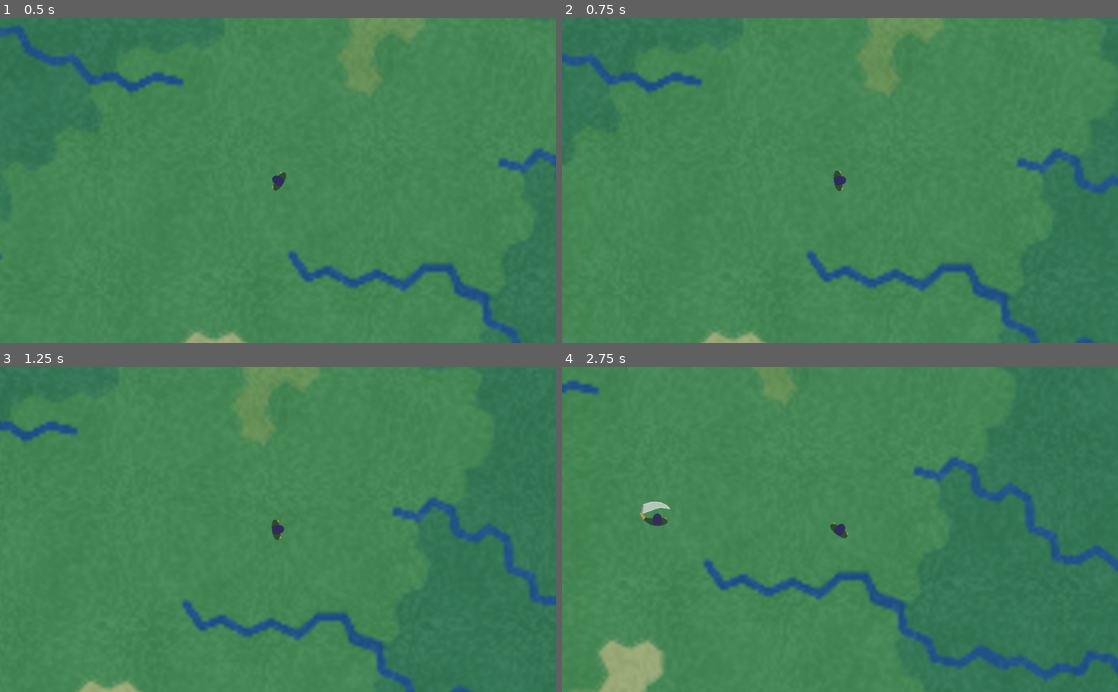
Above: before the commit, frames 1-4 (two rows, left to right).
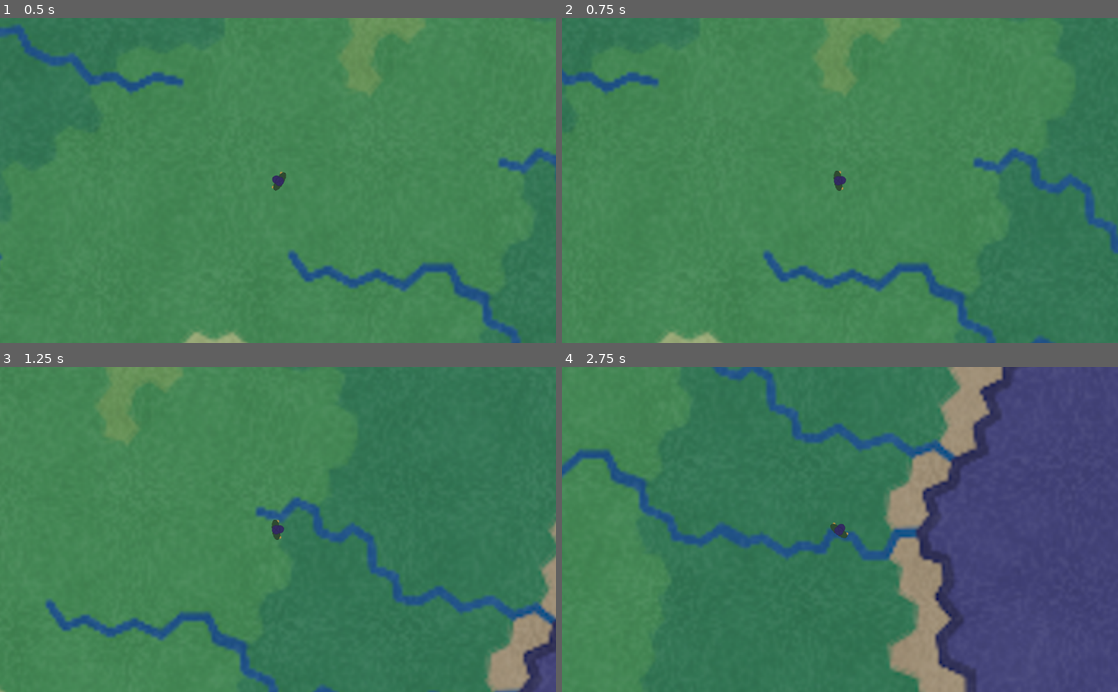
Above: after the commit, the same moments.

Repository: 32BitFlame/capstone-2019
Game: Godot game, scene res://TestRoom.tscn
The game is run twice, just before and just after one commit, with the same random seed, the same clock (stepped at 60 frames per second) and the same inputs.
Inputs (mouse positions are in pixels of both pictures, inside the frame that each line leads up to):
- Up to frame 1 (0.5 s): no input
- Up to frame 2 (0.75 s): tap Enter at 0.5 s; move the mouse to (962, 164) at 0.52 s; hold D (ui_right) from 0.53 s (still down); hold Shift (sprint) from 0.53 s (still down)
- Up to frame 3 (1.25 s): keep holding D (ui_right); keep holding Shift (sprint)
- Up to frame 4 (2.75 s): move the mouse to (728, 545) at 1.27 s; release D (ui_right) at 1.28 s; release Shift (sprint) at 1.28 s; hold S (ui_down) 1.28-2.03 s; click (728, 545) at 1.35 s; tap Shift (sprint) at 1.55 s; move the mouse to (895, 458) at 2.02 s; hold D (ui_right) from 2.03 s (still down); hold Shift (sprint) from 2.03 s (still down); right-click (895, 458) at 2.1 s

Frame 1 is identical in both runs. In frame 2, 8.1% of the frame differs, in the area x 0-100%, y 0-100%; in frame 3, 13%; in frame 4, 46%.

Commit message:
Commit 4 (probably)
Lotsa

Diff:
--- /dev/null
+++ b/Basic_Bee.tscn
@@ -0,0 +1,22 @@
+[gd_scene load_steps=4 format=2]
+
+[ext_resource path="res://Test_Enemy.gd" type="Script" id=1]
+[ext_resource path="res://sprites/enemies/Bees/Bee.png" type="Texture" id=2]
+
+[sub_resource type="CapsuleShape2D" id=1]
+radius = 3.72148
+height = 6.19895
+
+[node name="KinematicBody2D" type="KinematicBody2D"]
+script = ExtResource( 1 )
+Walk_Speed = 100
+Lower_DC_CD_Range = 1
+Upper_DC_CD_Range = 10
+
+[node name="Sprite" type="Sprite" parent="."]
+rotation = 1.5708
+texture = ExtResource( 2 )
+
+[node name="CollisionShape2D" type="CollisionShape2D" parent="."]
+rotation = 1.5708
+shape = SubResource( 1 )
--- a/Enemy_Spawn.gd
+++ b/Enemy_Spawn.gd
@@ -21,55 +21,43 @@
 onready var Enemy_Ai = load("res://Test_Enemy.gd")
 
 const Wolf_Instance = preload("res://Grey_wolf.tscn")
+const Bee_Instance = preload("res://Basic_Bee.tscn")
 
 # Called when the node enters the scene tree for the first time.
 func _ready():
 	pass # Replace with function body.
 
 func Enemy_Selection():
-	Random_Int = rand_range(0, 1)
-	Random_Int = round(Random_Int)
-	if Random_Int == 0:
+	Random_Int = rand_range(0, 2)
+	if Random_Int < 1:
 		Selected_Enemy = "Grey Wolf"
 		EN = 0
-	elif Random_Int == 1:
+	if Random_Int < 2 && Random_Int > 1:
 		Selected_Enemy = "Bee"
 		EN = 1
 
-func Enemy_Info():
-	if EN == 0:
-		Spawn_Number = 10
-		Spawn_Variance_X = 10
-		Spawn_Variance_Y = 10
-	elif EN == 1:
-		Spawn_Number = 3
-		Spawn_Variance_X = 30
-		Spawn_Variance_Y = 30
-
 func Spawn_Enemy(): #This function is suppose to create a new enemy.
+	var X_Spawn = rand_range(-2400, 1560)
+	var Y_Spawn = rand_range(-2480, 1960)
+	var X_Y_Pos = Vector2(X_Spawn, Y_Spawn)
 	if EN == 0:
 		for i in range(3):
 			var Grab_Instance = Wolf_Instance.instance()
 			self.add_child(Grab_Instance)
-
-		#var New_Grey_Wolf = KinematicBody2D.new()
-		#New_Grey_Wolf.set_script(Enemy_Ai)
-		#New_Grey_Wolf.Lower_DC_CD_Range = 100 #None of these var assigns are working.
-		#New_Grey_Wolf.Upper_DC_CD_Range = 200
-		#New_Grey_Wolf.Walk_Speed = 300
-		#var My_Sprite = Sprite.New()
-		#My_Sprite.Texture = Grey_Wolf
-		#New_Grey_Wolf.add_child(My_Sprite)
+			Grab_Instance.set_global_position(X_Y_Pos)
 	if EN == 1:
-		pass
+		for i in range(10):
+			var Grab_Instance = Bee_Instance.instance()
+			self.add_child(Grab_Instance)
+			Grab_Instance.set_global_position(X_Y_Pos)
 
 func _process(delta):
 	if Cooldown == 0:
 		if Selected_Enemy == "":
 			Enemy_Selection()
-		Enemy_Info()
 		Spawn_Enemy()
 		Selected_Enemy == ""
-		Cooldown = 1000
+		Cooldown = 100
 	else:
 		Cooldown = Cooldown - 1
+	Selected_Enemy = ""
--- a/Grey_wolf.tscn
+++ b/Grey_wolf.tscn
@@ -29,3 +29,5 @@
 [node name="CollisionShape2D" type="CollisionShape2D" parent="."]
 rotation = 1.5708
 shape = SubResource( 2 )
+[connection signal="body_entered" from="Sprite/Area2D" to="." method="_on_Area2D_body_entered"]
+[connection signal="body_exited" from="Sprite/Area2D" to="." method="_on_Area2D_body_exited"]
--- /dev/null
+++ b/Player_Detect.gd
@@ -0,0 +1,9 @@
+extends Area2D
+
+
+
+func _ready():
+	pass
+
+func _process(delta):
+	pass
--- a/TestRoom.tscn
+++ b/TestRoom.tscn
@@ -16,9 +16,9 @@
 
 [node name="Player" parent="." instance=ExtResource( 4 )]
 position = Vector2( 1322.51, -1686.91 )
-walk_speed = 200.0
-sprint_speed = 400.0
-tired_speed = 100.0
+walk_speed = 400.0
+sprint_speed = 800.0
+tired_speed = 400.0
 sprint_timer = 125
 sprint_timer_diff = 5
 melee_timer = 5
--- a/Test_Enemy.gd
+++ b/Test_Enemy.gd
@@ -17,14 +17,18 @@
 var Direction_Change_CD = 0
 
 var Colliding = false
-
-export(NodePath) var pathToPlayer
+var Player_Detect = false
 
 #Enemy AI
 func _physics_process(delta):
 	#Determines how enemy will act in current situation.
+	if Player_Detect == true:
+		Volacity = Vector2()
 
-	if !Colliding:
+		self.look_at(Vector2())
+
+		Volacity = Vector2(Walk_Speed, 0)
+	elif !Colliding:
 		if Direction_Change_CD == 0:
 			rotation = rand_range(0, 360)
 			Direction_Change_CD = int(rand_range(Lower_DC_CD_Range, Upper_DC_CD_Range))
@@ -39,3 +43,12 @@
 		Direction_Change_CD = int(rand_range(Lower_DC_CD_Range, Upper_DC_CD_Range))
 
 	Colliding = move_and_collide(Volacity * delta)
+
+func Set_Angle(target_pos):
+	pass
+
+func _on_Area2D_body_entered(body):
+	Player_Detect = true
+
+func _on_Area2D_body_exited(body):
+	Player_Detect = false
